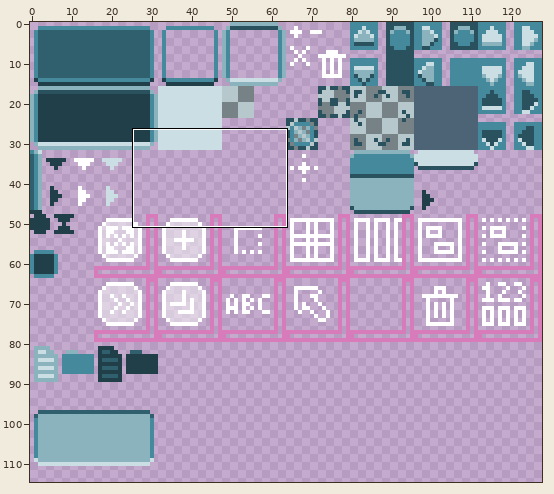
One commit to this pixel-art file: res/style.ase. Above, an overview of the earlier version with the close-up marked.
Close-up. Before the commit:
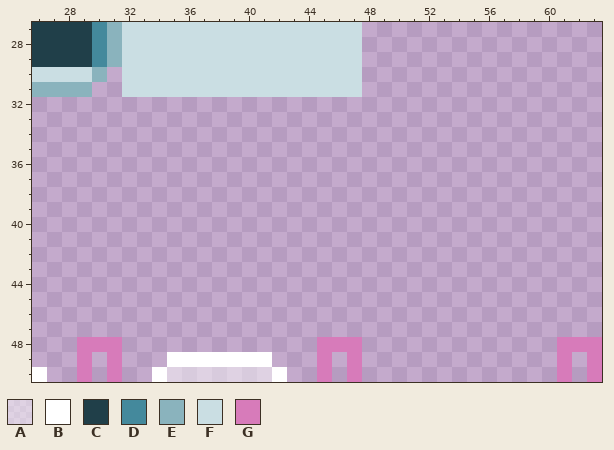
128x128 pixels, 1 frame. Shown: x 26..63, y 27..50. The wide view leaves out empty margins.
Palette (. is transparent): A #fafafa80  B #ffffff  C #203f49  D #44899c  E #8ab3bd  F #cadee3  G #d77bba
Pixels before, first column x 26:
27 CCCCDEFFFFFFFFFFFFFFFF................
28 CCCCDEFFFFFFFFFFFFFFFF................
29 CCCCDEFFFFFFFFFFFFFFFF................
30 FFFFE.FFFFFFFFFFFFFFFF................
31 EEEE..FFFFFFFFFFFFFFFF................
32 ......................................
33 ......................................
34 ......................................
35 ......................................
36 ......................................
37 ......................................
38 ......................................
39 ......................................
40 ......................................
41 ......................................
42 ......................................
43 ......................................
44 ......................................
45 ......................................
46 ......................................
47 ......................................
48 ...GGG.............GGG.............GGG
49 ...G.G...BBBBBBB...G.G.............G.G
50 B..G.G..BAAAAAAAB..G.G.............G.G
After:
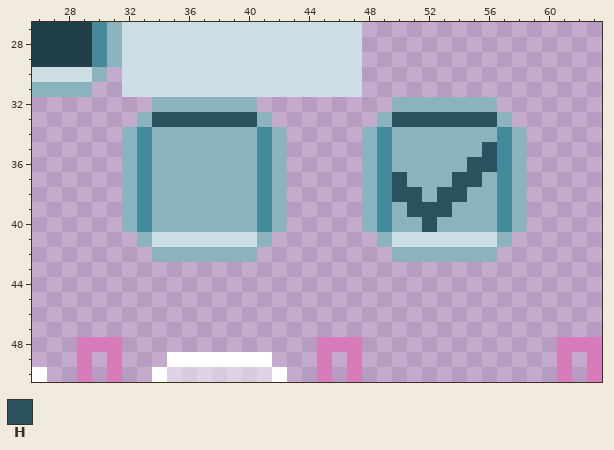
Colours new in this view: H #2a525e
The edit:
y 32: x 34..40 ....... -> EEEEEEE; x 50..56 ....... -> EEEEEEE
y 33: x 33..41 ......... -> EHHHHHHHE; x 49..57 ......... -> EHHHHHHHE
y 34: x 32..42 ........... -> EDEEEEEEEDE; x 48..58 ........... -> EDEEEEEEEDE
y 35: x 32..42 ........... -> EDEEEEEEEDE; x 48..58 ........... -> EDEEEEEEHDE
y 36: x 32..42 ........... -> EDEEEEEEEDE; x 48..58 ........... -> EDEEEEEHHDE
y 37: x 32..42 ........... -> EDEEEEEEEDE; x 48..58 ........... -> EDHEEEHHEDE
y 38: x 32..42 ........... -> EDEEEEEEEDE; x 48..58 ........... -> EDHHEHHEEDE
y 39: x 32..42 ........... -> EDEEEEEEEDE; x 48..58 ........... -> EDEHHHEEEDE
y 40: x 32..42 ........... -> EDEEEEEEEDE; x 48..58 ........... -> EDEEHEEEEDE
y 41: x 33..41 ......... -> EFFFFFFFE; x 49..57 ......... -> EFFFFFFFE
y 42: x 34..40 ....... -> EEEEEEE; x 50..56 ....... -> EEEEEEE
